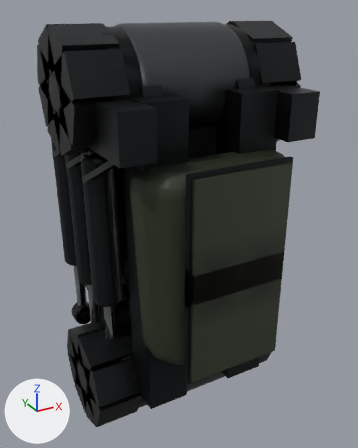
The glTF model assets/export/models/bastion.limb.glb as it was, and as the next commit left it.
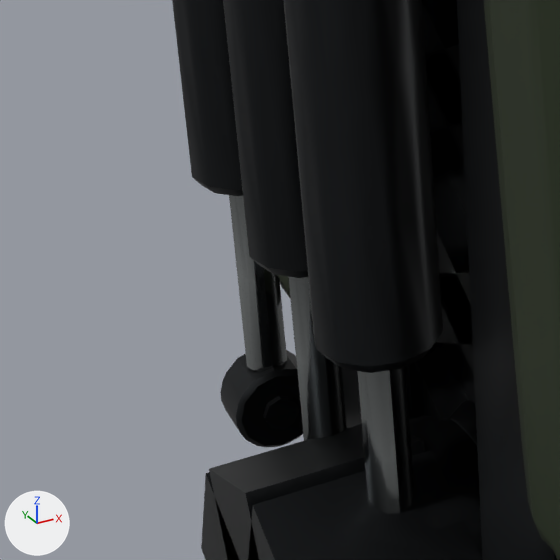
Each version is shown whole from a 50 mm camera at (-8.76, -16.51, 8.46) aimed at (0.37, 0.09, 0.16), then close up on the part from 6% to 42% of the width and 49% to 78% of the height. The axes (+X, +Y, +Z) are drawn at lower left. The lights are the same throughout. The older version's two pictures come first. Vertices at exactly the same position are counted once.

Script lines for the objects in view, before the commit:
```python
me_mesh_0 = bpy.data.meshes.new('Mesh_0')
me_mesh_0.from_pydata(...)  # 7527 vertices, 14573 faces; spans x -4.3..4.3, y -4.8..5.2, z -7.9..7.9
# faces by material slot: [1127, 1686, 552, 8432, 2776]
me_mesh_0.materials.append(mat_armor)
me_mesh_0.materials.append(mat_armor2)
me_mesh_0.materials.append(mat_chrome)
me_mesh_0.materials.append(mat_dark)
me_mesh_0.materials.append(mat_metal)
ob_mesh_0 = bpy.data.objects.new('Mesh_0', me_mesh_0)
ob_mesh_0.location = (0.0, 0.0, 0.0)
```
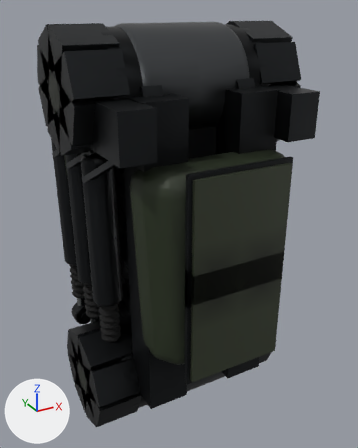
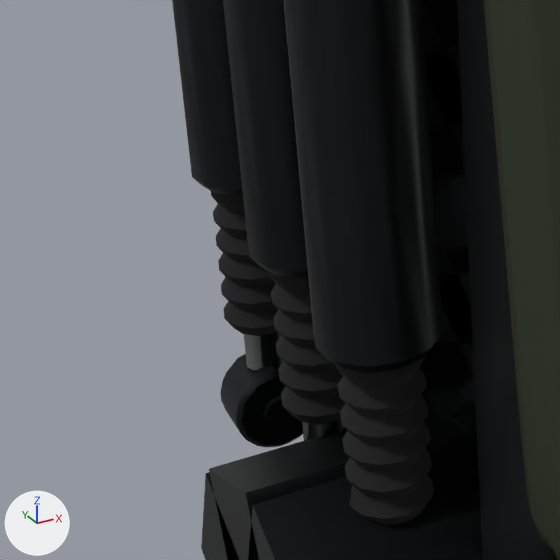
Changed parts and their boxes (x1, y1, x2, y2) in the close-ups (560 x 560 px):
```json
{"part": 1, "of": "me_mesh_0", "change": "added", "after": [211, 191, 279, 336]}
{"part": 2, "of": "me_mesh_0", "change": "added", "after": [269, 272, 345, 424]}
{"part": 3, "of": "me_mesh_0", "change": "added", "after": [336, 356, 435, 525]}
{"part": 4, "of": "me_mesh_0", "change": "edited", "before": [182, 57, 534, 560], "after": [182, 57, 534, 560], "on screen": "looks the same"}
```

The change, as JSON lines over the scene's bpy script:
```json
{"op": "add", "block": "mat_rubber", "code": ["mat_rubber = bpy.data.materials.new('rubber')", "# nodes: BsdfPrincipled, Mix, OutputMaterial, VertexColor", "# colours: black #0f0f0f, mixed with the vertex colours"]}
{"block": "me_mesh_0", "where": "# used by ob_mesh_0; location = (0.0, 0.0, 0.0)"}
{"op": "remove", "block": "me_mesh_0", "code": "me_mesh_0.from_pydata(...)  # 7527 vertices, 14573 faces; spans x -4.3..4.3, y -4.8..5.2, z -7.9..7.9"}
{"op": "add", "block": "me_mesh_0", "code": "me_mesh_0.from_pydata(...)  # 8475 vertices, 16445 faces; spans x -4.3..4.3, y -4.8..5.2, z -7.9..7.9"}
{"block": "me_mesh_0", "change": "me_mesh_0 part 1: a new loose piece of 158 vertices spanning x -3.5..-2.7, y 3.0..3.9, z -4.1..-2.2, in mat_rubber"}
{"block": "me_mesh_0", "change": "me_mesh_0 part 2: a new loose piece of 158 vertices spanning x -3.5..-2.7, y 1.1..2.0, z -4.1..-2.2, in mat_rubber"}
{"block": "me_mesh_0", "change": "me_mesh_0 part 3: a new loose piece of 158 vertices spanning x -3.5..-2.7, y -0.8..0.1, z -4.1..-2.2, in mat_rubber"}
{"block": "me_mesh_0", "change": "me_mesh_0 part 4: 753 kept faces spanning x -4.3..4.3, y -2.7..4.7, z -5.9..0.2 get new vertex colours; the middle colour goes from grey #b4b4b4 to grey #999999"}
{"block": "me_mesh_0", "change": "other edits to the shape of me_mesh_0 do not show in these pictures"}
{"op": "add", "block": "me_mesh_0", "code": "me_mesh_0.materials.append(mat_rubber)"}
```
